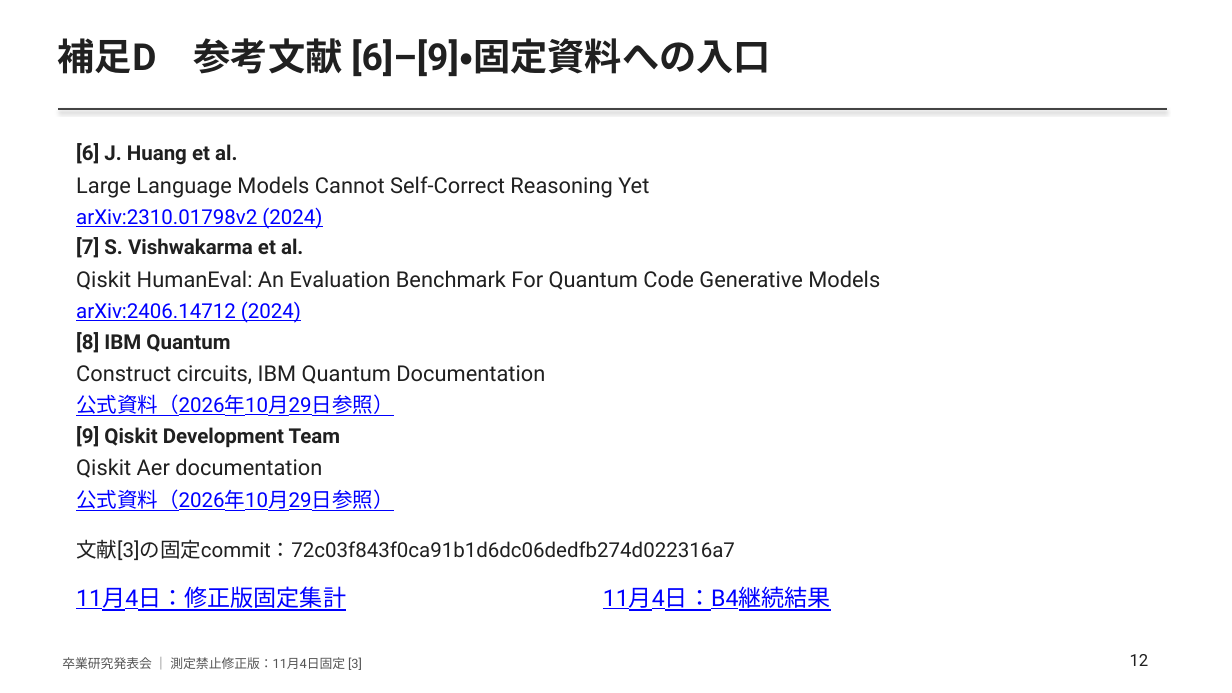
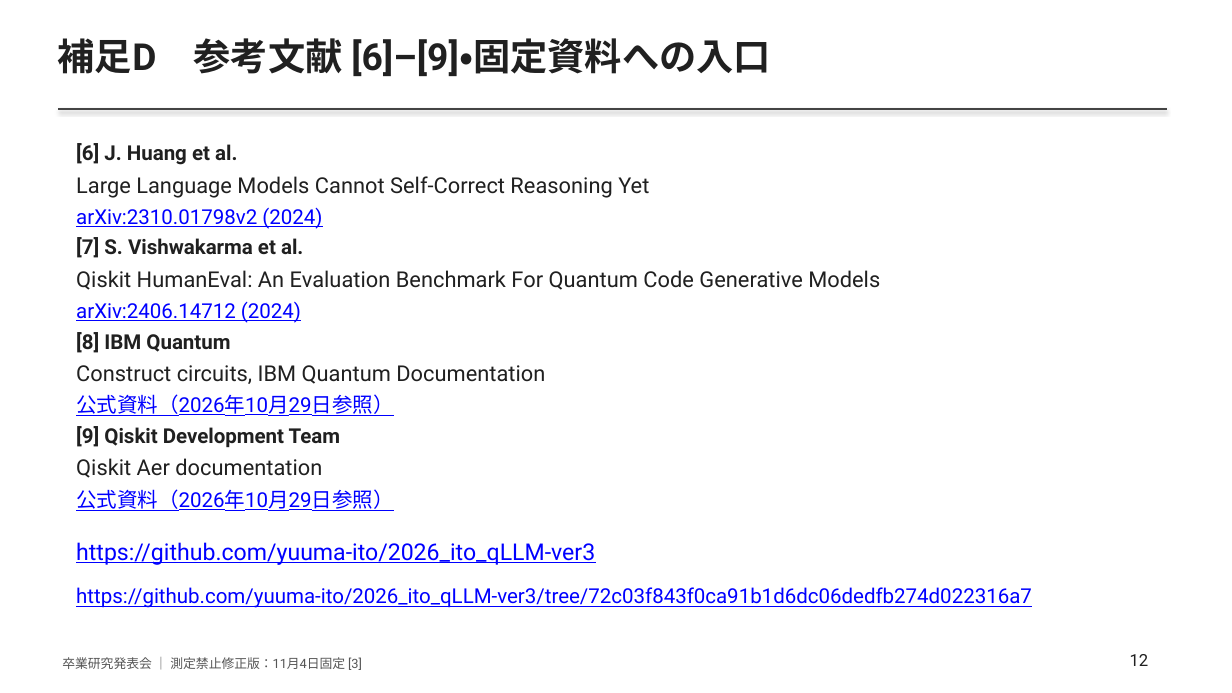
Before and after one commit to yuuma-ito/2026_ito_qLLM-ver3, a slide deck: slide 12 of docs/graduation2026/slides.pptx. Drawn at 1232x693 pixels with LibreOffice and Linux fonts; fonts in the diff are those of the drawing. Boxes give left, top, right and bottom in pixels: in the first picture for what was removed or moved away, otherwise in the second. Text is boxed around its words. In the diff, an @@ line names an element or a change of style, - is before the commit and + after.

```diff
--- a/docs/graduation2026/slides.pptx
+++ b/docs/graduation2026/slides.pptx
@@ text at (x1=76, y1=542, x2=595, y2=565): text changed; size 16 to 18 pt; text colour #202020 to #0000FF @@
-文献[3]の固定commit：72c03f843f0ca91b1d6dc06dedfb274d022316a7
+https://github.com/yuuma-ito/2026_ito_qLLM-ver3
@@ text at (x1=76, y1=587, x2=1032, y2=608): text changed; size 18 to 16 pt @@
-11月4日：修正版固定集計
+https://github.com/yuuma-ito/2026_ito_qLLM-ver3/tree/72c03f843f0ca91b1d6dc06dedfb274d022316a7
@@ text removed at (x1=603, y1=586, x2=831, y2=611) @@
-11月4日：B4継続結果
```
Also in this commit, not shown: 4 other slides changed, 8 other files.
